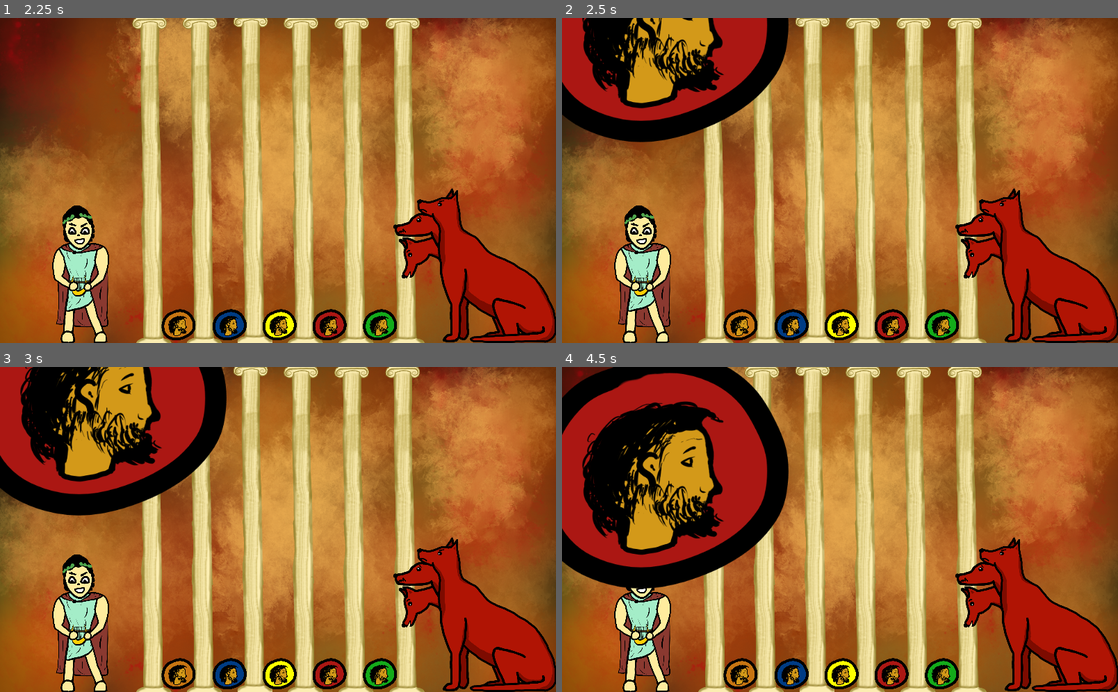
Above: before the commit, frames 1-4 (two rows, left to right).
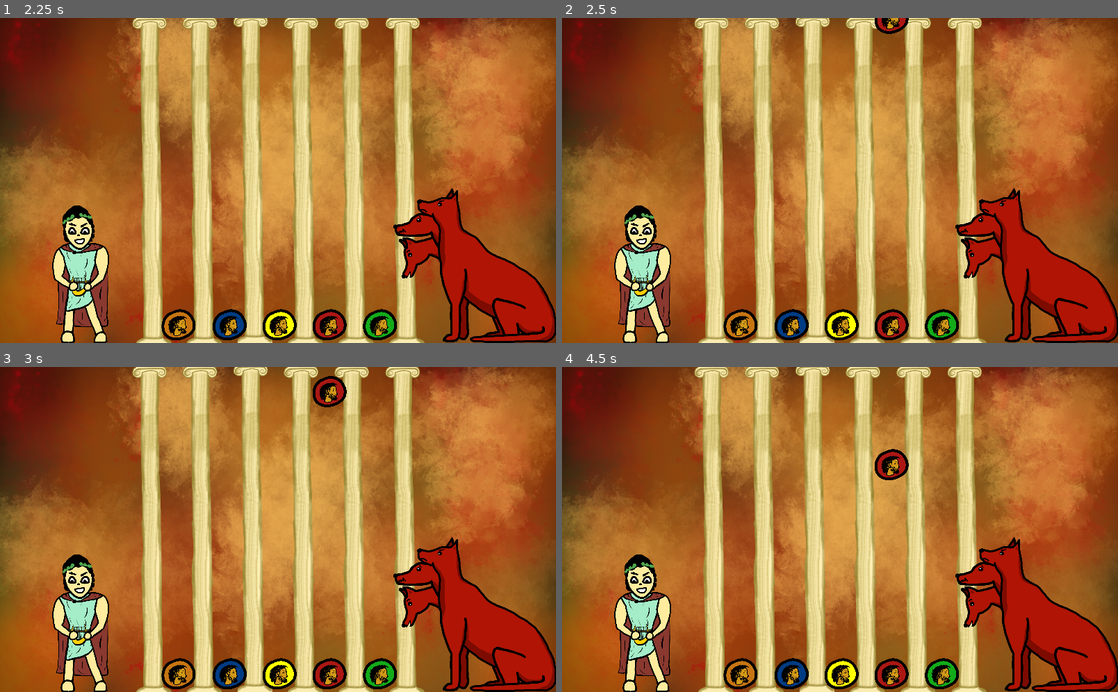
Above: after the commit, the same moments.

Repository: MarianPoirot/OrpheusHero
Game: Godot game, scene res://Scenes/UI/OpeningUI.tscn
Same seed, same stepped clock (60 frames per second), same inputs: the game is played once before the commit and once after it. Sound files missing from this copy of the repository are replaced by a short silence.
Inputs:
- Up to frame 1 (2.25 s): click "Commencer" at 0.5 s; tap Enter at 1.25 s; tap Space at 2 s
- Up to frame 2 (2.5 s): no input
- Up to frame 3 (3 s): no input
- Up to frame 4 (4.5 s): no input

Frame 1 is identical in both runs. In frame 2, 13% of the frame differs, in the area x 0-63%, y 0-39%; in frame 3, 17%; in frame 4, 24%, in the area x 0-63%, y 0-69%.

Commit message:
Modified spawn (not finished yet but better)

Diff:
--- a/Scenes/Note.tscn
+++ b/Scenes/Note.tscn
@@ -23,6 +23,7 @@
 script = ExtResource( 1 )
 
 [node name="AnimatedSprite" type="AnimatedSprite" parent="."]
+scale = Vector2( 0.132, 0.132 )
 frames = SubResource( 2 )
 
 [node name="CollisionShape2D" type="CollisionShape2D" parent="."]
--- a/Scripts/NoteScript.gd
+++ b/Scripts/NoteScript.gd
@@ -6,15 +6,14 @@
 const SPAWN_Y = -16
 const DIST_TO_TARGET = TARGET_Y - SPAWN_Y
 
-const LEFT_LANE_SPAWN = Vector2(120, SPAWN_Y)
-const MID_LEFT_LANE_SPAWN = Vector2(140, SPAWN_Y)
-const CENTRE_LANE_SPAWN = Vector2(160, SPAWN_Y)
-const MID_RIGHT_LANE_SPAWN = Vector2(180, SPAWN_Y)
-const RIGHT_LANE_SPAWN = Vector2(200, SPAWN_Y)
+const LEFT_LANE_SPAWN = Vector2(329, SPAWN_Y)
+const MID_LEFT_LANE_SPAWN = Vector2(423, SPAWN_Y)
+const CENTRE_LANE_SPAWN = Vector2(515, SPAWN_Y)
+const MID_RIGHT_LANE_SPAWN = Vector2(607, SPAWN_Y)
+const RIGHT_LANE_SPAWN = Vector2(700, SPAWN_Y)
 
 var speed = 0
 var hit = false
-
 
 func _ready():
 	pass
